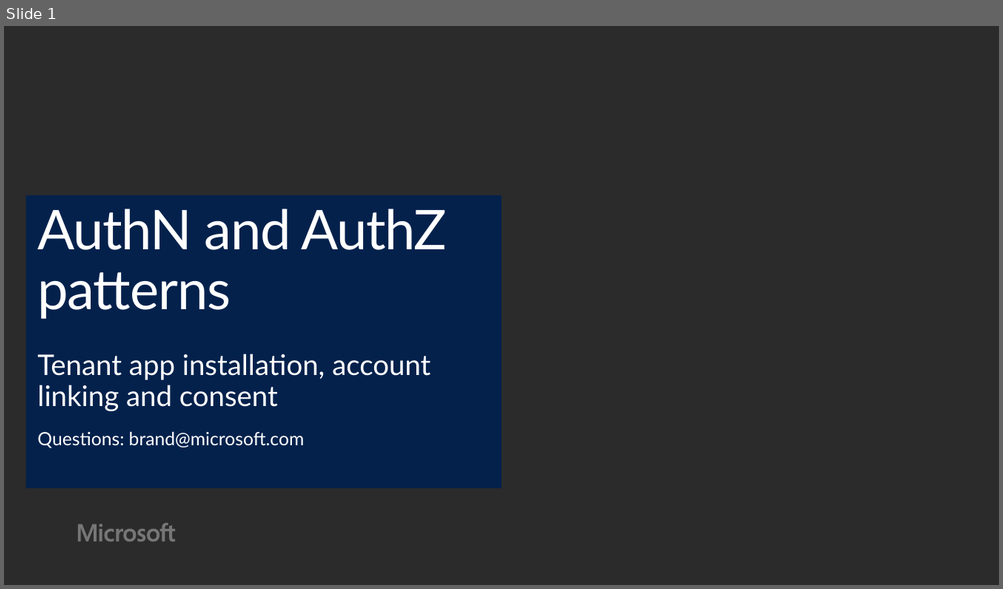
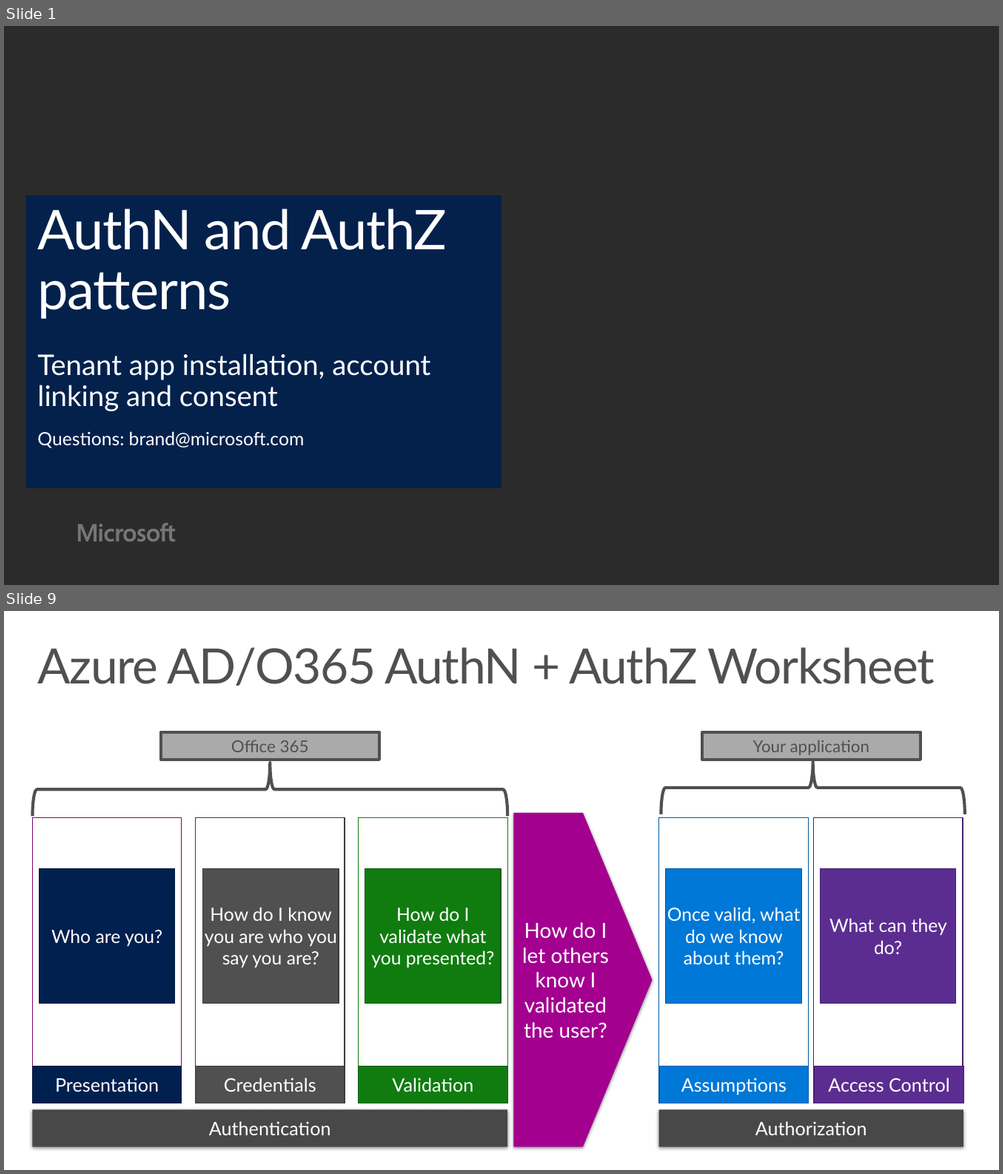
Before and after one commit to hamiltop/EDU-Dev-Bootcamp, a slide deck: Presentation/06-AuthN and AuthZ patterns.pptx. Shown one above the other, each under a label of ours: slide 1 before the commit, slides 1 and 9 after it; the slides between them are not shown. The pictures are 1003x589 and 1003x1174 pixels, drawn with LibreOffice and Linux fonts; fonts in the diff are those of the drawing; background and template pictures are left out; a plain dark background stands for a picture behind light text. Boxes give left, top, right and bottom in pixels: in the first picture for what was removed or moved away, otherwise in the second. Text is boxed around its words. In the diff, an @@ line names an element or a change of style, - is before the commit and + after.

```diff
--- a/Presentation/06-AuthN and AuthZ patterns.pptx
+++ b/Presentation/06-AuthN and AuthZ patterns.pptx
@@ slide 9 added at (4,611,999,1170), background #FFFFFF @@
@@ title added at (37,647,934,686), 48 pt, text #505050 @@
+Azure AD/O365 AuthN + AuthZ Worksheet
@@ rectangle added at (160,732,379,760), fill #AAAAAA, outline #505050 3 pt, 16.3 pt, text #505050 @@
+Office 365
@@ rectangle added at (702,732,920,760), fill #AAAAAA, outline #505050 3 pt, 16.3 pt, text #505050 @@
+Your application
@@ right brace added at (33,763,507,816), outline #505050 3 pt @@
@@ right brace added at (660,761,965,815), outline #505050 3 pt @@
@@ rectangle added at (33,817,182,1103), outline #850075 0.85 pt, 18 pt, text #002050 @@
+Presentation
@@ rectangle added at (196,817,345,1103), outline #3B3B3B 0.85 pt, 18 pt, text #002050 @@
+Credentials
@@ rectangle added at (358,817,507,1103), outline #107C10 0.75 pt, 18.4 pt, text #002050 @@
+Validation
@@ pentagon arrow added at (514,813,652,1147), fill #A3008F, 20.4 pt, text #FFFFFF @@
+How do I let others know I validated the user?
@@ rectangle added at (658,817,808,1103), outline #00599F 0.85 pt, 18 pt, text #002050 @@
+Assumptions
@@ rectangle added at (814,817,963,1103), outline #44216B 0.85 pt, 18 pt, text #002050 @@
+Access control
@@ rectangle added at (39,869,174,1004), fill #002050, outline #00183B 0.85 pt, 18 pt, text #FFFFFF @@
+Who are you?
@@ rectangle added at (203,869,338,1004), fill #505050, outline #3B3B3B 0.85 pt, 18 pt, text #FFFFFF @@
+How do I know you are who you say you are?
@@ rectangle added at (365,869,501,1004), fill #107C10, outline #0C5C0C 0.85 pt, 18 pt, text #FFFFFF @@
+How do I validate what you presented?
@@ rectangle added at (666,869,802,1004), fill #0078D7, outline #00599F 0.85 pt, 18 pt, text #FFFFFF @@
+Once valid, what do we know about them?
@@ rectangle added at (820,869,956,1004), fill #5C2D91, outline #44216B 0.85 pt, 18 pt, text #FFFFFF @@
+What can they do?
@@ rectangle added at (33,1067,182,1104), fill #002050, outline #00183B 0.85 pt, 18.4 pt, text #FFFFFF @@
+Presentation
@@ rectangle added at (196,1067,345,1104), fill #505050, outline #3B3B3B 0.85 pt, 18.4 pt, text #FFFFFF @@
+Credentials
@@ rectangle added at (358,1067,507,1104), fill #107C10, outline #0C5C0C 0.85 pt, 18.4 pt, text #FFFFFF @@
+Validation
@@ rectangle added at (659,1067,808,1104), fill #0078D7, outline #00599F 0.85 pt, 18.4 pt, text #FFFFFF @@
+Assumptions
@@ rectangle added at (814,1067,964,1104), fill #5C2D91, outline #44216B 0.85 pt, 18.4 pt, text #FFFFFF @@
+Access Control
@@ rectangle added at (33,1110,508,1147), fill #494949, 18.4 pt, text #FFFFFF @@
+Authentication
@@ rectangle added at (658,1110,963,1147), fill #494949, 18.4 pt, text #FFFFFF @@
+Authorization
```
Also in this commit, not shown: 20 other slides added, 8 other files.
